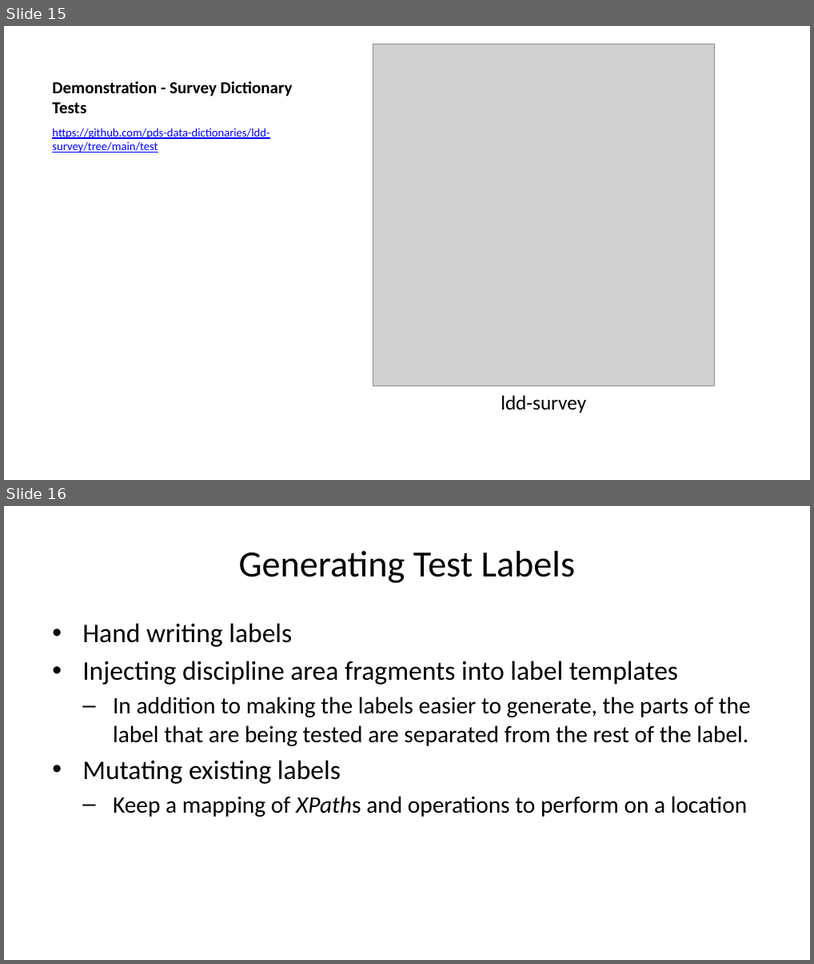
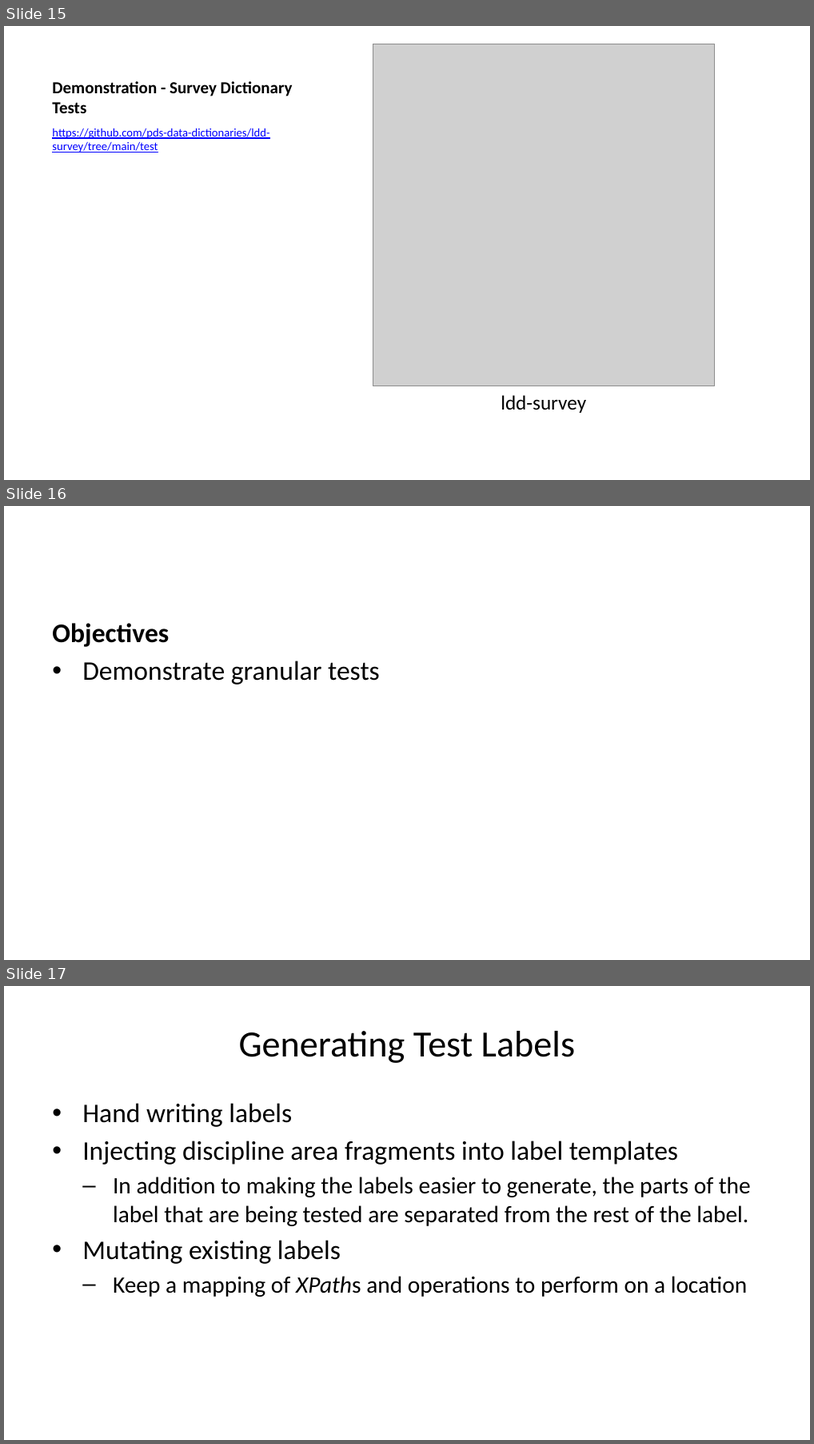
Before and after one commit to sbn-psi/dmsp, a slide deck: LDDTesting/stone-LDDTestingPrinciples.pptx. Shown one above the other, each under a label of ours: slides 15 and 16 before the commit, slides 15, 16 and 17 after it. The pictures are 814x964 and 814x1444 pixels, drawn with LibreOffice and Linux fonts; fonts in the diff are those of the drawing; grey boxes stand for pictures. Boxes give left, top, right and bottom in pixels: in the first picture for what was removed or moved away, otherwise in the second. Text is boxed around its words. In the diff, an @@ line names an element or a change of style, - is before the commit and + after.

Commit message:
Added objectives for each ldd test suite demonstration

```diff
--- a/LDDTesting/stone-LDDTestingPrinciples.pptx
+++ b/LDDTesting/stone-LDDTestingPrinciples.pptx
@@ slide 16 added at [4,506,810,960], background #FFFFFF @@
@@ text added at [52,623,380,684], 24 pt, text #000000 @@
+Objectives
+• Demonstrate granular tests
@@ what was slide 16 is now slide 17 @@
```
Also in this commit, not shown: 2 slides changed, 1 other slide added, 1 other file.
